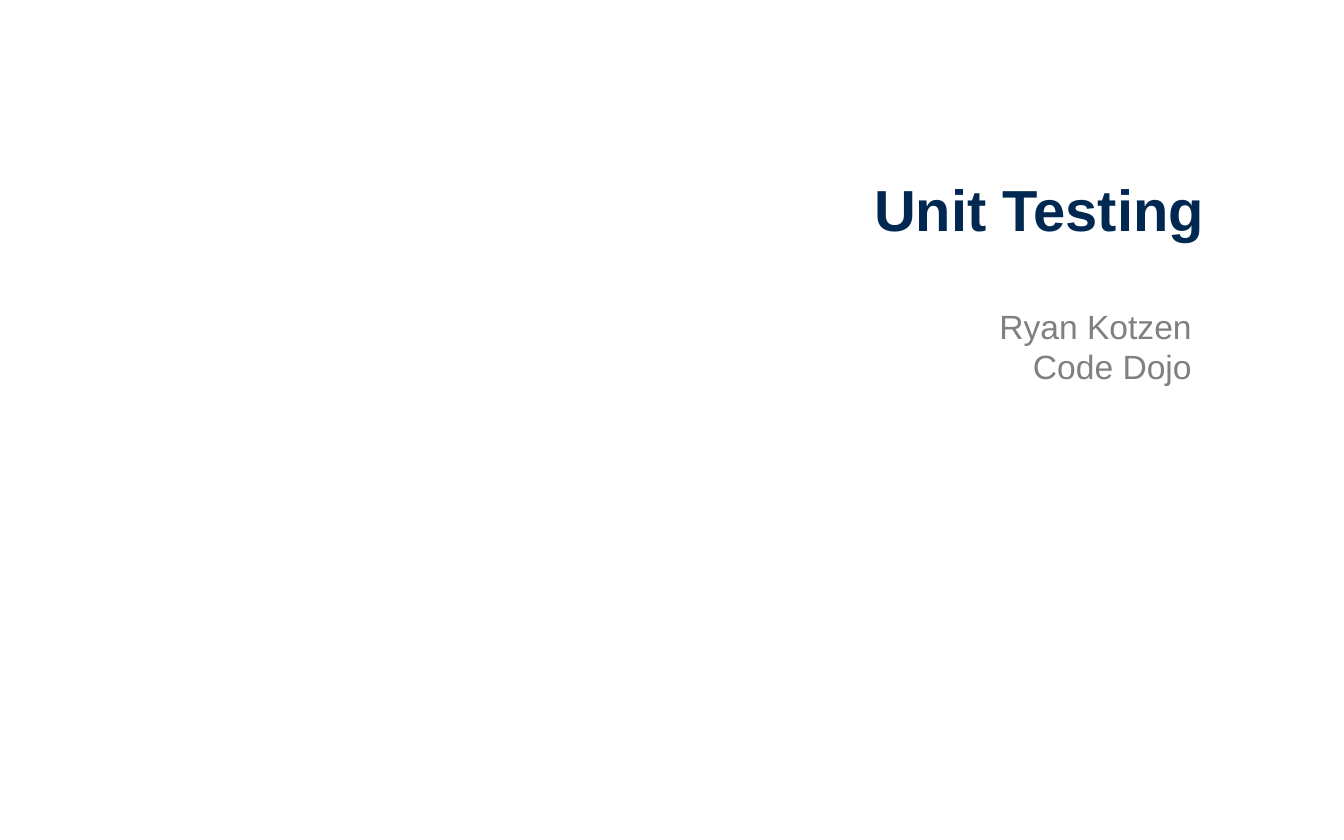
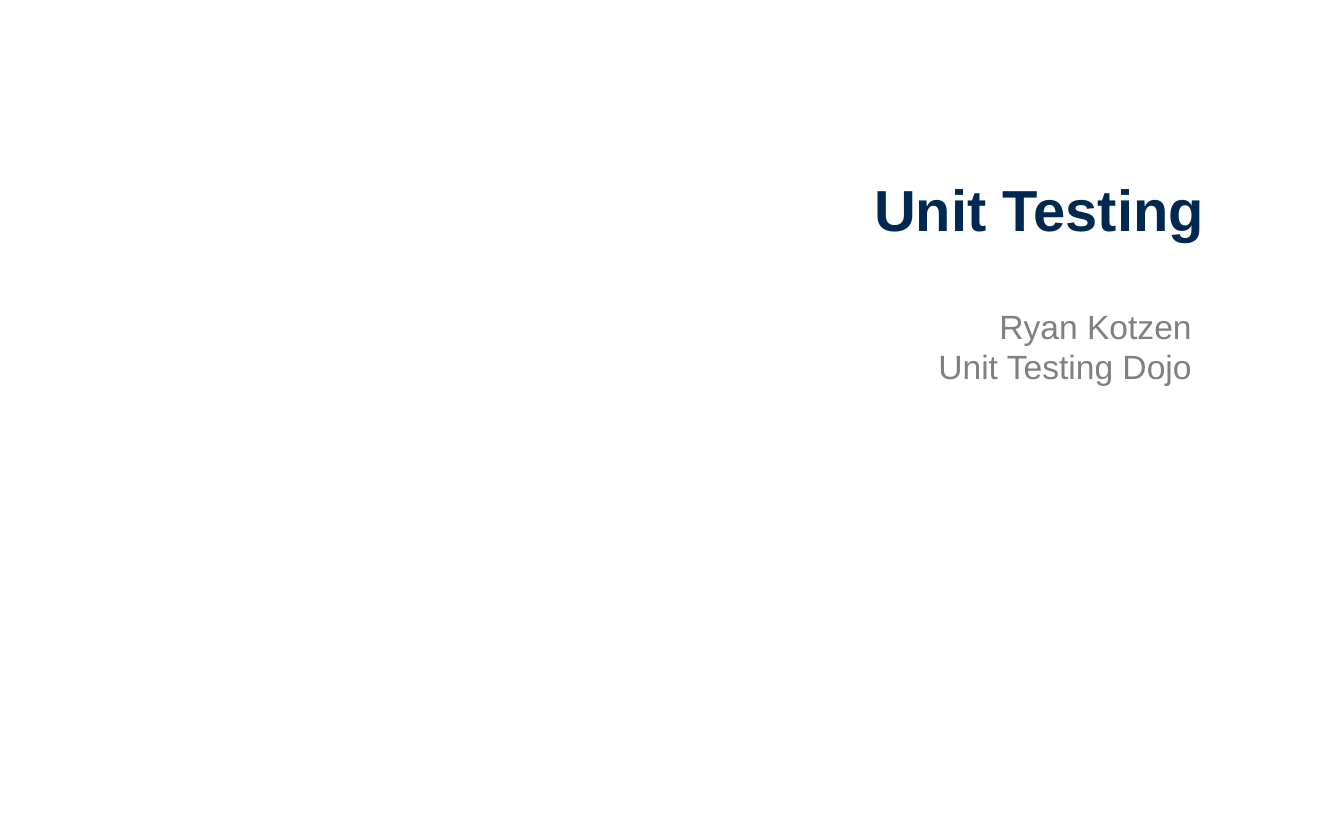
Before and after one commit to EntelectCodeDojo/Testing, a slide deck: slide 2 of CodeDojo-UnitTesting.pptx. Drawn at 1344x840 pixels with LibreOffice and Linux fonts; fonts in the diff are those of the drawing; background and template pictures are left out. Boxes give left, top, right and bottom in pixels: in the first picture for what was removed or moved away, otherwise in the second. Text is boxed around its words. In the diff, an @@ line names an element or a change of style, - is before the commit and + after.

```diff
--- a/CodeDojo-UnitTesting.pptx
+++ b/CodeDojo-UnitTesting.pptx
@@ text at box(938, 354, 1191, 385): text changed @@
-Code Dojo
+Unit Testing Dojo
```
Also in this commit, not shown: 2 other slides changed.
